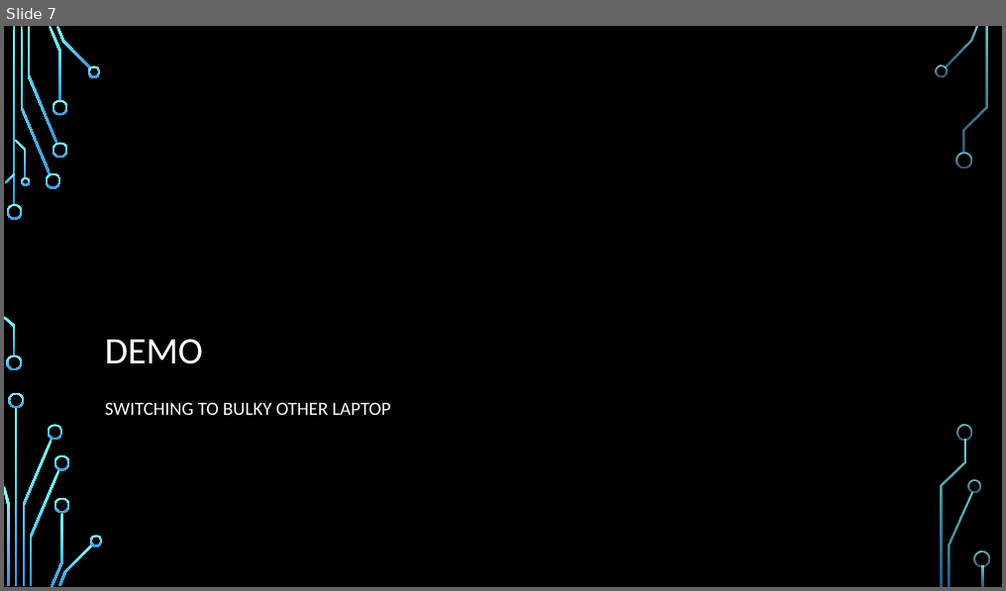
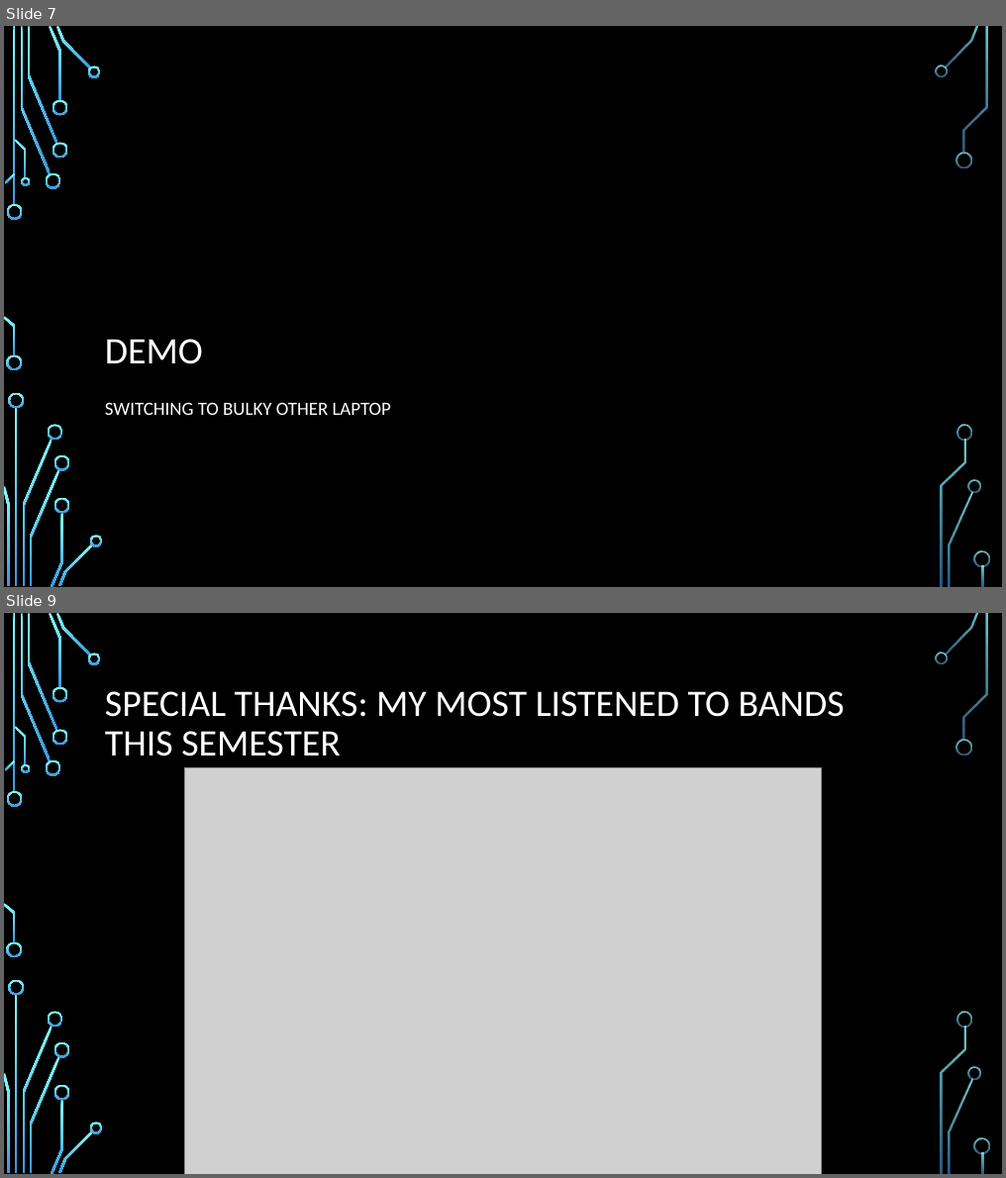
Before and after one commit to rharding8/PersonalOSv2, a slide deck: Presentation.pptx. Shown one above the other, each under a label of ours: slide 7 before the commit, slides 7 and 9 after it; the slides between them are not shown. The pictures are 1006x591 and 1006x1178 pixels, drawn with LibreOffice and Linux fonts; fonts in the diff are those of the drawing; grey boxes stand for pictures; background and template pictures are left out. Boxes give left, top, right and bottom in pixels: in the first picture for what was removed or moved away, otherwise in the second. Text is boxed around its words. In the diff, an @@ line names an element or a change of style, - is before the commit and + after.

```diff
--- a/Presentation.pptx
+++ b/Presentation.pptx
@@ slide 9 added at (x1=4, y1=613, x2=1002, y2=1174), background picture (left out); not listed: 36 template elements that a slide beside it also shows @@
@@ title added at (x1=105, y1=691, x2=845, y2=757), 36 pt, text #FFFFFF @@
+SPECIAL THANKS: MY MOST LISTENED TO BANDS THIS SEMESTER
@@ picture added at (x1=184, y1=767, x2=821, y2=1174) @@
```
Also in this commit, not shown: 5 slides changed.
